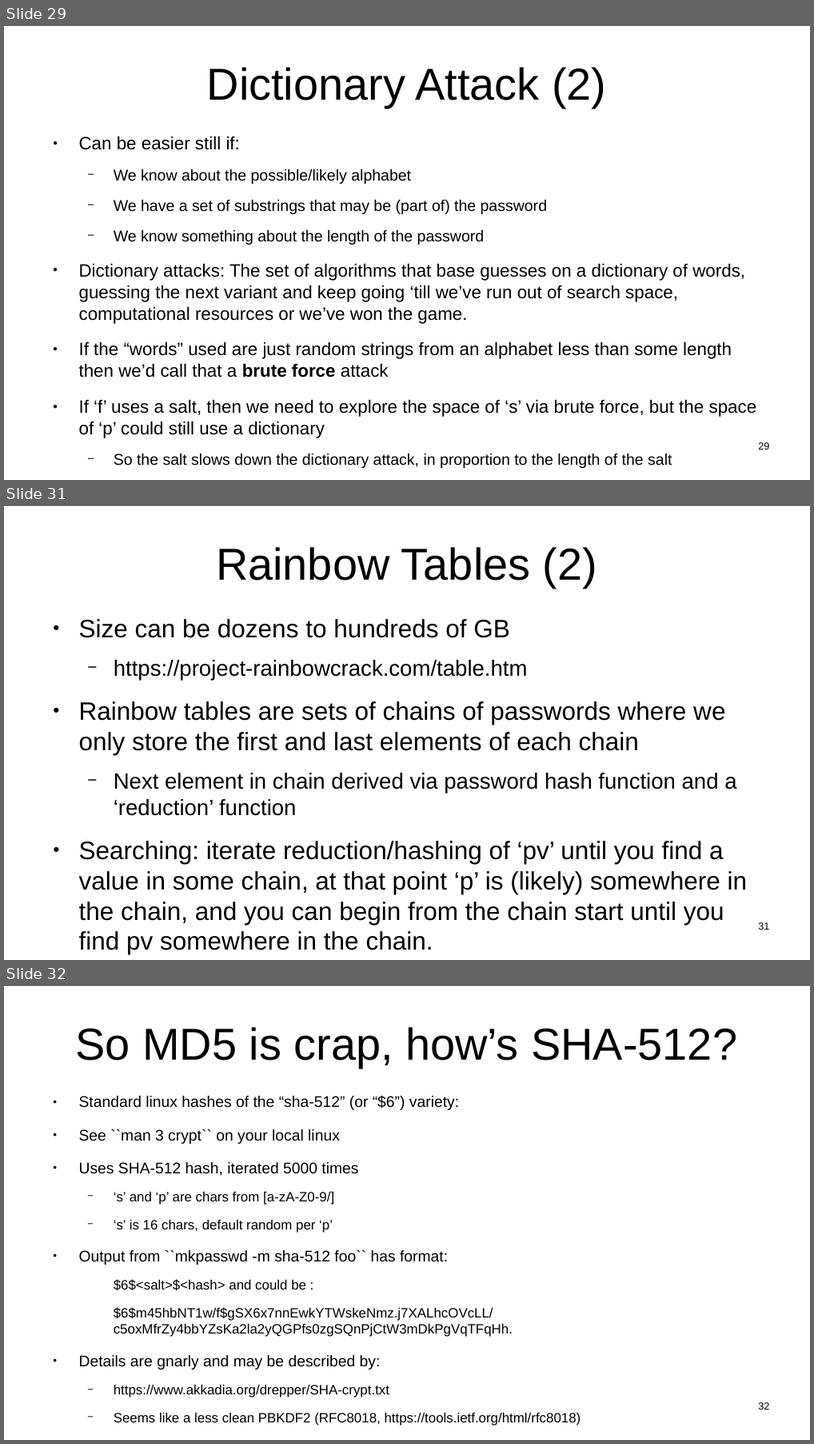
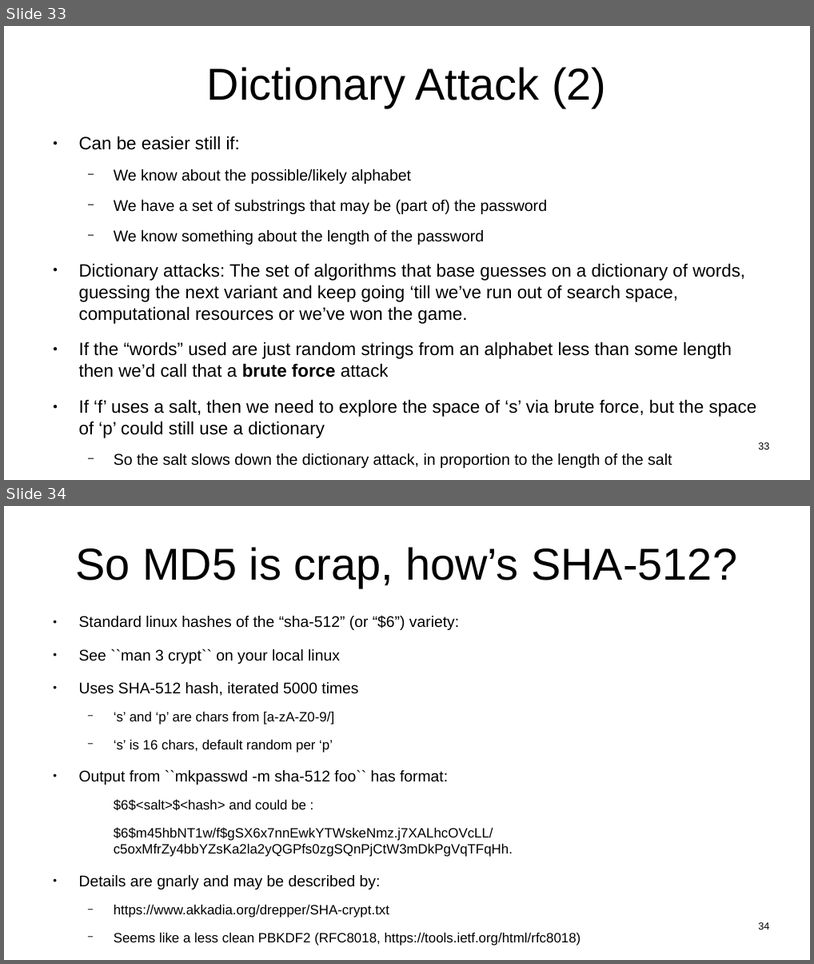
Before and after one commit to sftcd/witidtm, a slide deck: lectures/400-passwords.odp. Shown one above the other, each under a label of ours: slides 29, 31 and 32 before the commit, slides 33 and 34 after it; the slides between them are not shown. The pictures are 814x1444 and 814x964 pixels, drawn with LibreOffice and Linux fonts; fonts in the diff are those of the drawing. Boxes give left, top, right and bottom in pixels: in the first picture for what was removed or moved away, otherwise in the second. Text is boxed around its words. In the diff, an @@ line names an element or a change of style, - is before the commit and + after.

Commit message:
moar passwords

```diff
--- a/lectures/400-passwords.odp
+++ b/lectures/400-passwords.odp
@@ slide 31 removed at [4,506,810,960], background #FFFFFF @@
@@ title removed at [216,547,598,588] @@
-Rainbow Tables (2)
@@ text removed at [79,619,748,954] @@
-● Size can be dozens to hundreds of GB
-  − https://project-rainbowcrack.com/table.htm
-● Rainbow tables are sets of chains of passwords where we only store the first and last elements of each chain
-  − Next element in chain derived via password hash function and a ‘reduction’ function
-● Searching: iterate reduction/hashing of ‘pv’ until you find a value in some chain, at that point ‘p’ is (likely) somewhere in the chain, and you can begin from the chain start until you find pv somewhere in the chain.
@@ page number removed at [758,922,770,929] @@
-31
@@ what was slide 29 is now slide 33 @@
@@ page number at [758,442,770,449]: text changed @@
-29
+33
@@ what was slide 32 is now slide 34 @@
@@ page number at [758,922,770,929]: text changed @@
-32
+34
```
Also in this commit, not shown: 8 slides changed, 4 slides added, 1 other slide removed, 1 other file.
